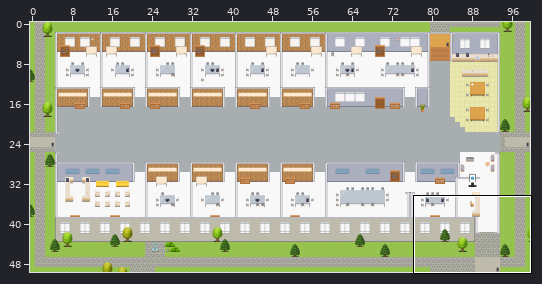
Tiled map (JSON) -- maps/Integration-Platform.tmj. Above: a wide view before the commit, with the close-up outlined.
Close-up. First the earlier version:
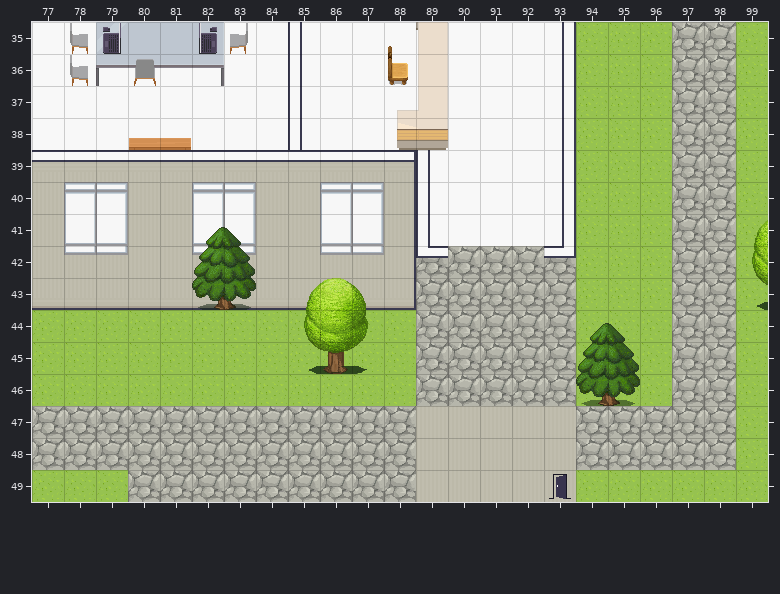
Cells are 32x32 px. Shown: x 77..99, y 35..49.
Once edited:
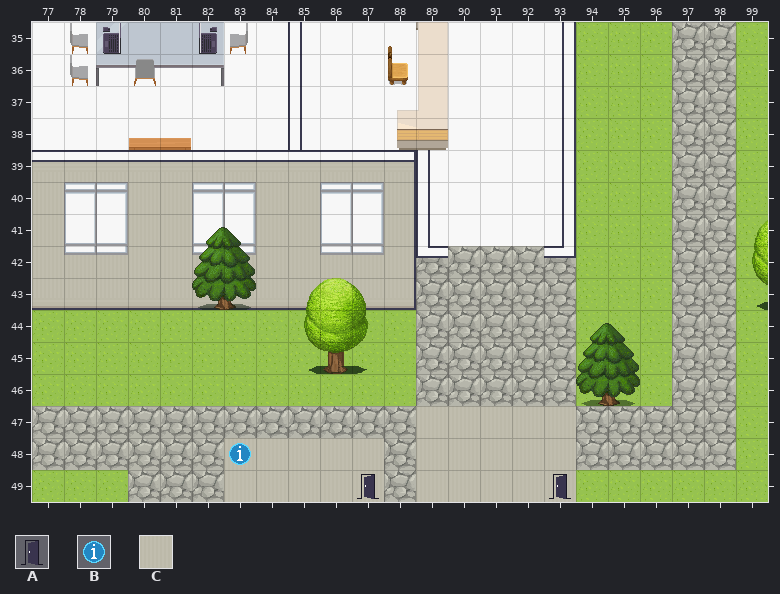
Key: from "User_Zones": A 65, B 104; from "room2": C 328.
_ is an empty cell.
The edit:
Changed rows in their new state; . is an unchanged cell.
Layer "floors":
first column x 83:
48 CCCCC
49 CCCCC
Layer "zones":
first column x 83:
48 B....
49 ....A
